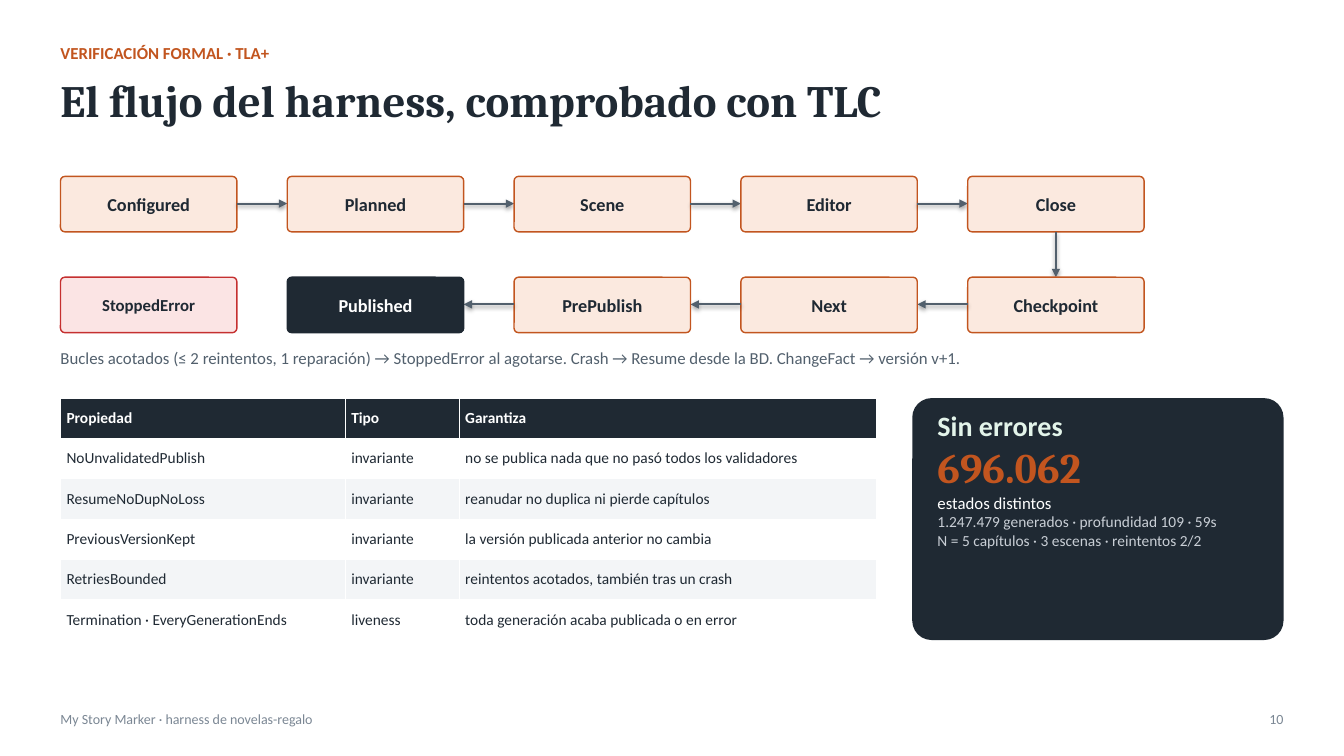
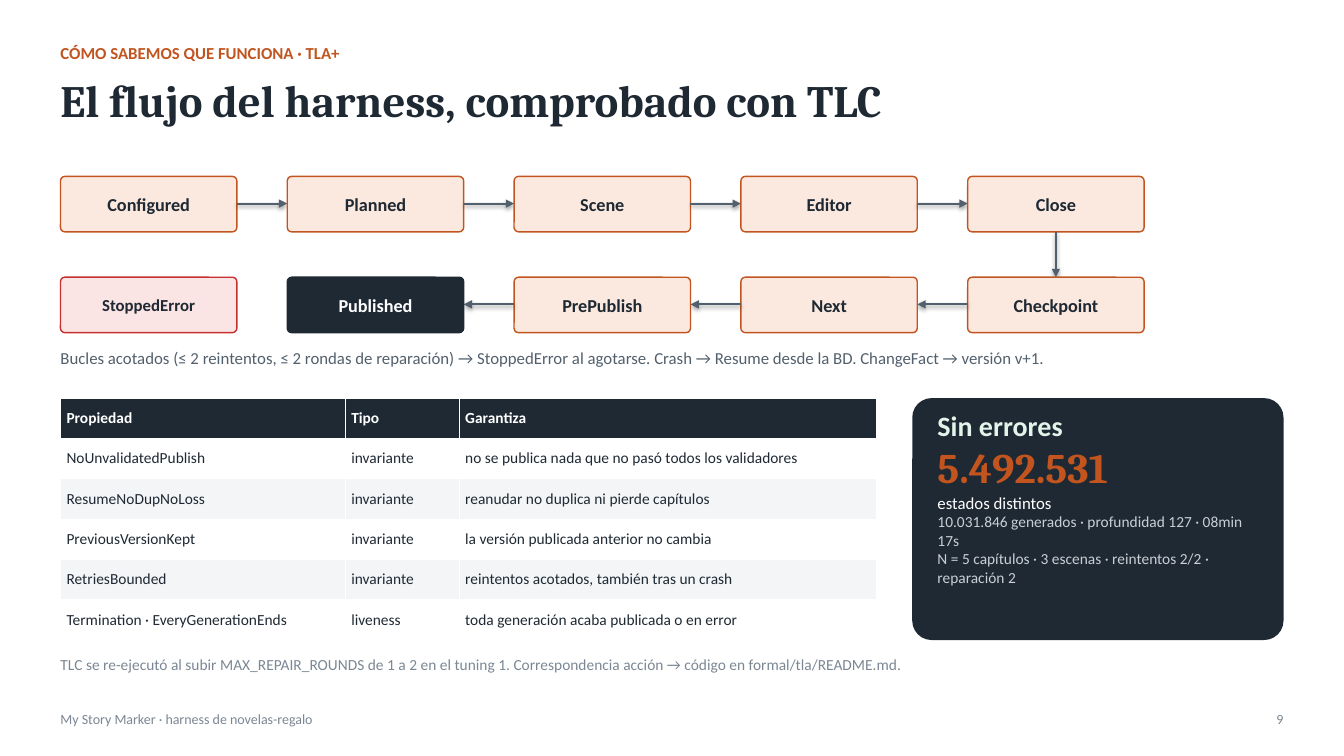
Before and after one commit to ignacio-hurtado-qaracter/My-Story-Marker, a slide deck: slide 9 of presentacion/presentacion.pptx (slide 10 before the commit). Drawn at 1344x756 pixels with LibreOffice and Linux fonts; fonts in the diff are those of the drawing. Boxes give left, top, right and bottom in pixels: in the first picture for what was removed or moved away, otherwise in the second. Text is boxed around its words. In the diff, an @@ line names an element or a change of style, - is before the commit and + after.

```diff
--- a/presentacion/presentacion.pptx
+++ b/presentacion/presentacion.pptx
@@ text at (x1=60, y1=45, x2=340, y2=61): text changed @@
-VERIFICACIÓN FORMAL · TLA+
+CÓMO SABEMOS QUE FUNCIONA · TLA+
@@ text at (x1=60, y1=352, x2=1044, y2=367): text changed @@
-Bucles acotados (≤ 2 reintentos, 1 reparación) → StoppedError al agotarse. Crash → Resume desde la BD. ChangeFact → versión v+1.
+Bucles acotados (≤ 2 reintentos, ≤ 2 rondas de reparación) → StoppedError al agotarse. Crash → Resume desde la BD. ChangeFact → versión v+1.
@@ text at (x1=937, y1=454, x2=1107, y2=484): text changed @@
-696.062
+5.492.531
@@ text at (x1=937, y1=516, x2=1243, y2=586): text changed @@
-1.247.479 generados · profundidad 109 · 59s
-N = 5 capítulos · 3 escenas · reintentos 2/2
+10.031.846 generados · profundidad 127 · 08min 17s
+N = 5 capítulos · 3 escenas · reintentos 2/2 · reparación 2
@@ text added at (x1=60, y1=659, x2=901, y2=673), 11 pt, text #7B8794 @@
+TLC se re-ejecutó al subir MAX_REPAIR_ROUNDS de 1 a 2 en el tuning 1. Correspondencia acción → código en formal/tla/README.md.
@@ text at (x1=1276, y1=715, x2=1283, y2=724): text changed @@
-10
+9
```
Also in this commit, not shown: 13 other slides changed, 5 slides added, 4 slides removed, 23 other files.
